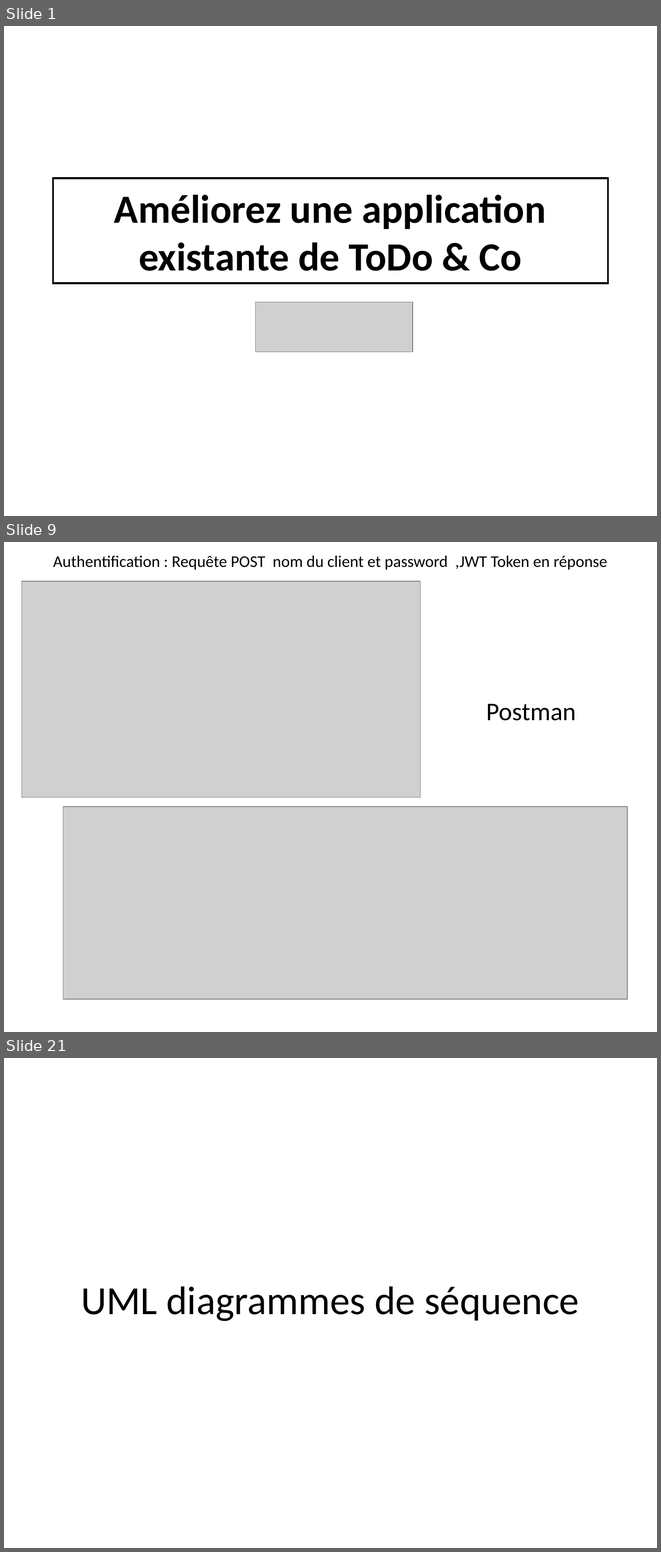
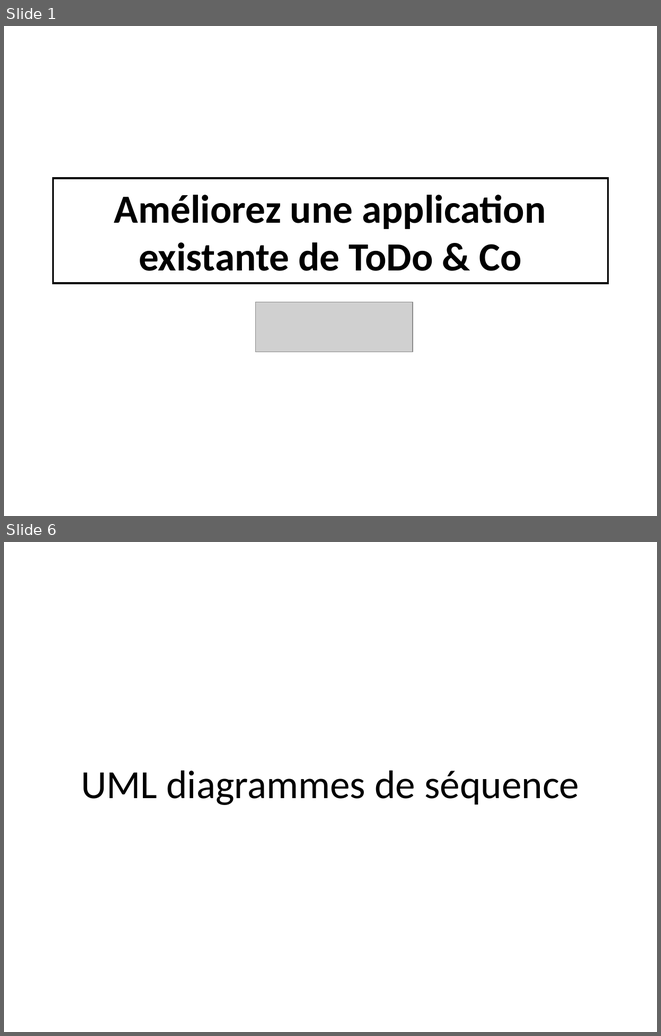
Before and after one commit to yohannzaoui/projet8_ToDo_and_Co, a slide deck: docs/ppt/ToDo&Co.pptx. Shown one above the other, each under a label of ours: slides 1, 9 and 21 before the commit, slides 1 and 6 after it; the slides between them are not shown. The pictures are 661x1552 and 661x1036 pixels, drawn with LibreOffice and Linux fonts; fonts in the diff are those of the drawing; grey boxes stand for pictures. Boxes give left, top, right and bottom in pixels: in the first picture for what was removed or moved away, otherwise in the second. Text is boxed around its words. In the diff, an @@ line names an element or a change of style, - is before the commit and + after.

```diff
--- a/docs/ppt/ToDo&Co.pptx
+++ b/docs/ppt/ToDo&Co.pptx
@@ slide 9 removed at (x1=4, y1=542, x2=657, y2=1032), background #FFFFFF @@
@@ title removed at (x1=53, y1=555, x2=608, y2=570) @@
-Authentification : Requête POST nom du client et password ,JWT Token en réponse
@@ picture removed at (x1=21, y1=581, x2=420, y2=797) @@
@@ text removed at (x1=486, y1=704, x2=576, y2=721) @@
-Postman
@@ picture removed at (x1=63, y1=806, x2=627, y2=999) @@
@@ what was slide 21 is now slide 6 @@
```
Also in this commit, not shown: 2 slides changed, 12 slides added, 26 other slides removed, 3 other files.
